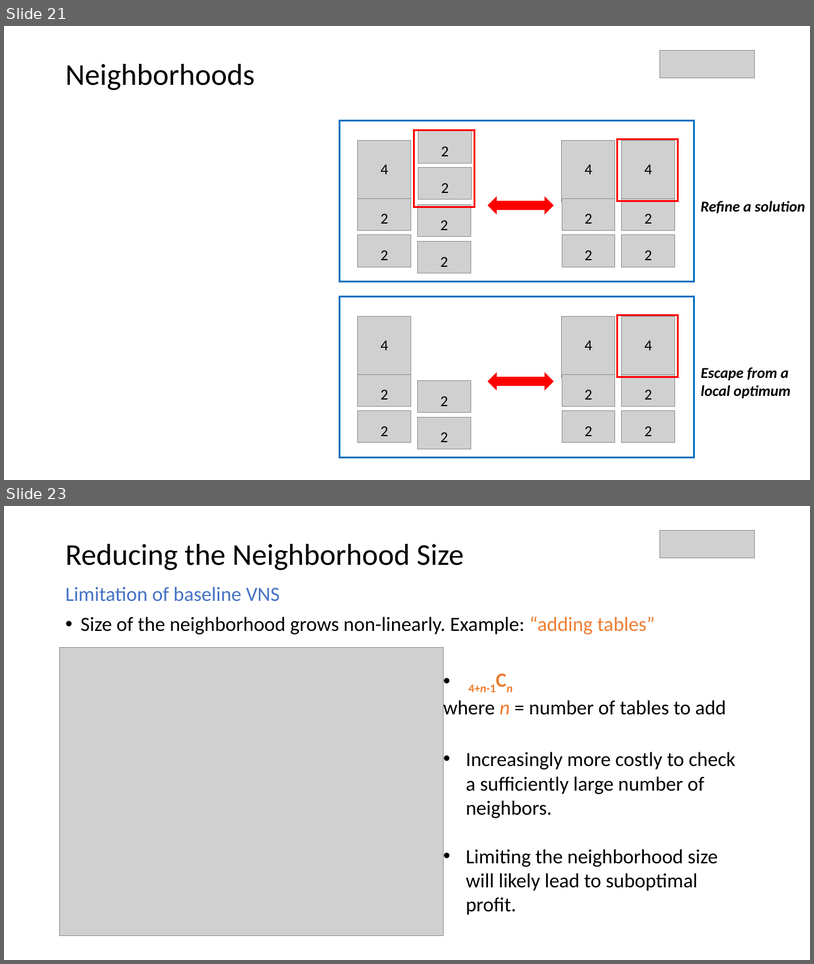
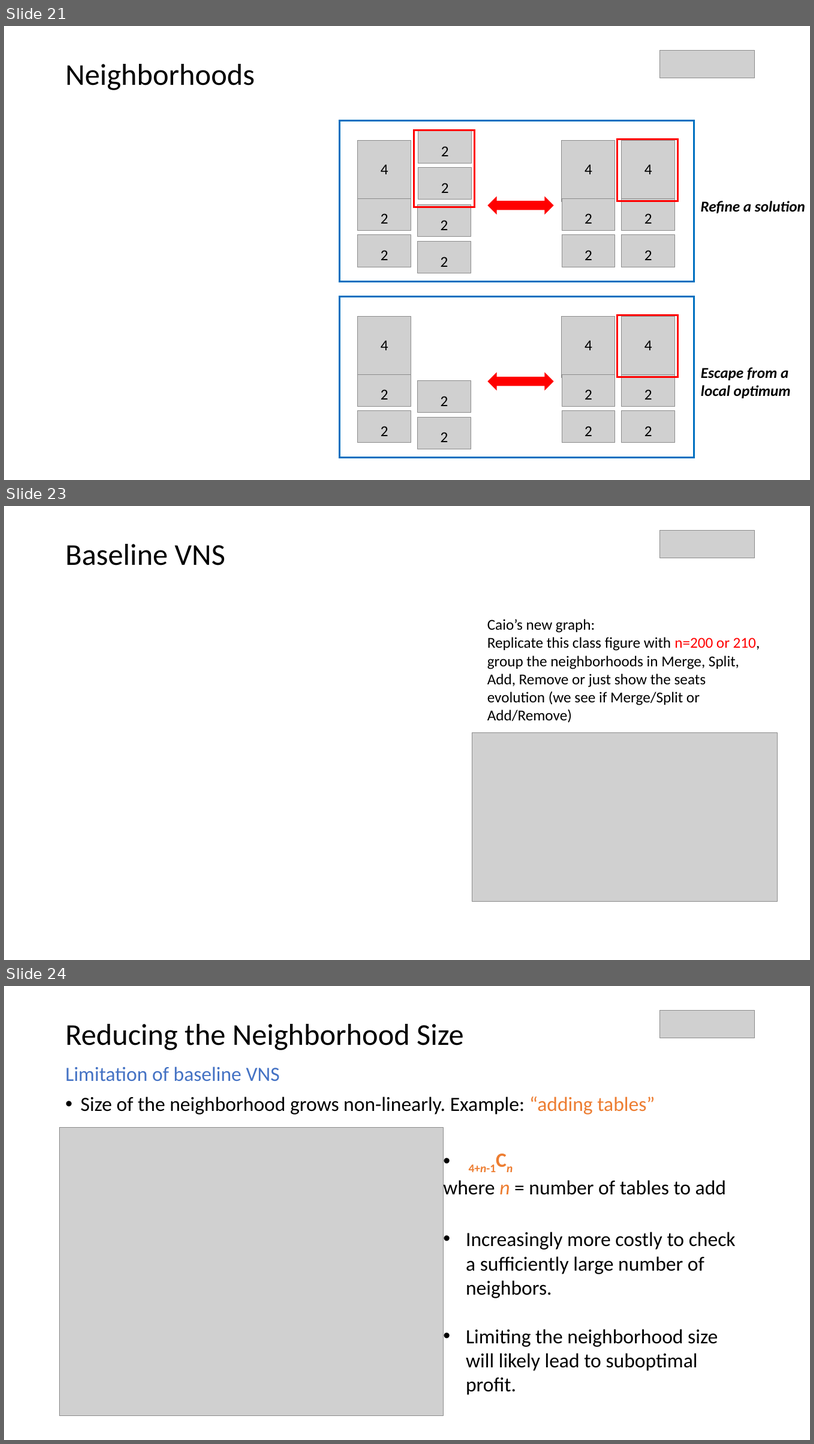
Before and after one commit to parkjan4/OptSim, a slide deck: Presentation.pptx. Shown one above the other, each under a label of ours: slides 21 and 23 before the commit, slides 21, 23 and 24 after it; the slides between them are not shown. The pictures are 814x964 and 814x1444 pixels, drawn with LibreOffice and Linux fonts; fonts in the diff are those of the drawing; grey boxes stand for pictures; background and template pictures are left out. Boxes give left, top, right and bottom in pixels: in the first picture for what was removed or moved away, otherwise in the second. Text is boxed around its words. In the diff, an @@ line names an element or a change of style, - is before the commit and + after.

```diff
--- a/Presentation.pptx
+++ b/Presentation.pptx
@@ slide 23 added at [4,506,810,960], background #FFFFFF @@
@@ picture added at [660,530,755,558] @@
@@ text added at [65,544,225,565], 36 pt, text #000000 @@
+Baseline VNS
@@ text added at [488,619,761,723], 18 pt, text #000000 @@
+Caio’s new graph:
+Replicate this class figure with n=200 or 210, group the neighborhoods in Merge, Split, Add, Remove or just show the seats evolution (we see if Merge/Split or Add/Remove)
@@ picture added at [473,733,779,901] @@
@@ what was slide 23 is now slide 24 @@
```
Also in this commit, not shown: 1 slide changed, 1 other slide added, 1 slide removed, 1 other file.
